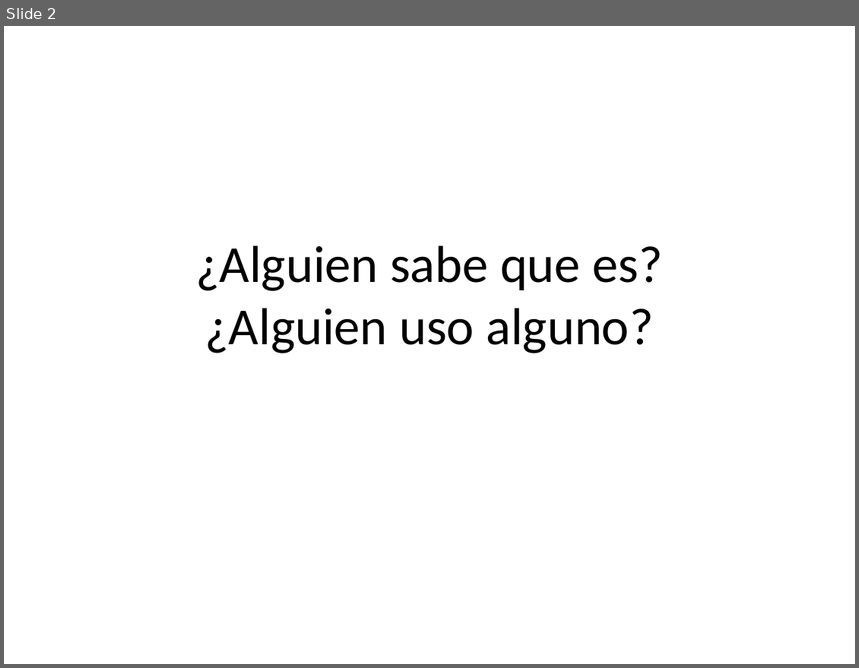
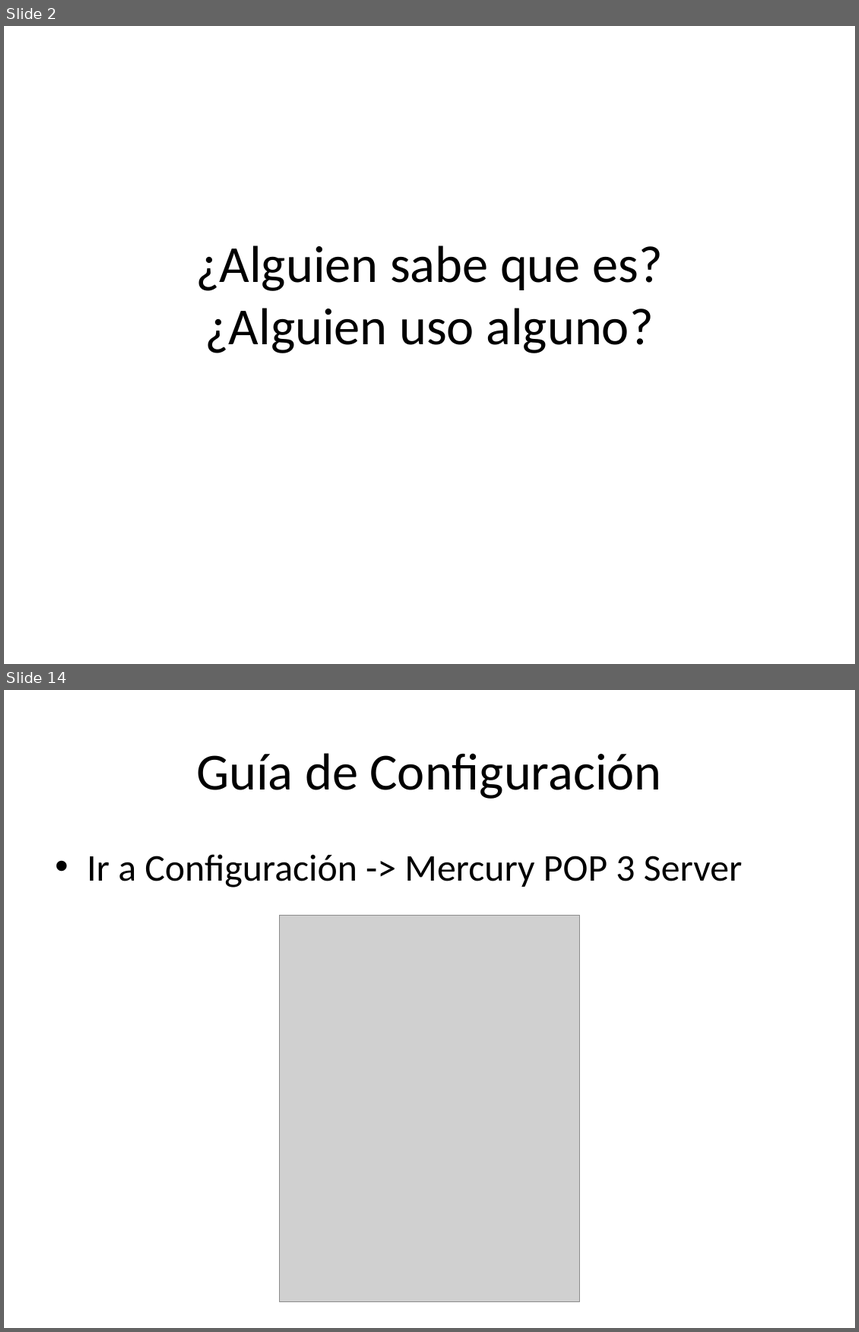
Before and after one commit to Unicen-Tuari/ProgramacionWeb2-2012, a slide deck: Clases/SMTP Server/Configuracion de un SMTP.pptx. Shown one above the other, each under a label of ours: slide 2 before the commit, slides 2 and 14 after it; the slides between them are not shown. The pictures are 859x668 and 859x1332 pixels, drawn with LibreOffice and Linux fonts; fonts in the diff are those of the drawing; grey boxes stand for pictures. Boxes give left, top, right and bottom in pixels: in the first picture for what was removed or moved away, otherwise in the second. Text is boxed around its words. In the diff, an @@ line names an element or a change of style, - is before the commit and + after.

Commit message:
Update Presetnacion Configuracion de un SMTP server

```diff
--- a/Clases/SMTP Server/Configuracion de un SMTP.pptx
+++ b/Clases/SMTP Server/Configuracion de un SMTP.pptx
@@ slide 14 added at (4, 690, 855, 1328), background #FFFFFF @@
@@ title added at (196, 753, 662, 799), 44 pt, text #000000 @@
+Guía de Configuración
@@ text added at (87, 854, 743, 888), 32 pt, text #000000 @@
+• Ir a Configuración -> Mercury POP 3 Server
@@ picture added at (280, 916, 579, 1302) @@
```
Also in this commit, not shown: 1 slide changed, 19 other slides added, 33 slides removed, 1 other file.
